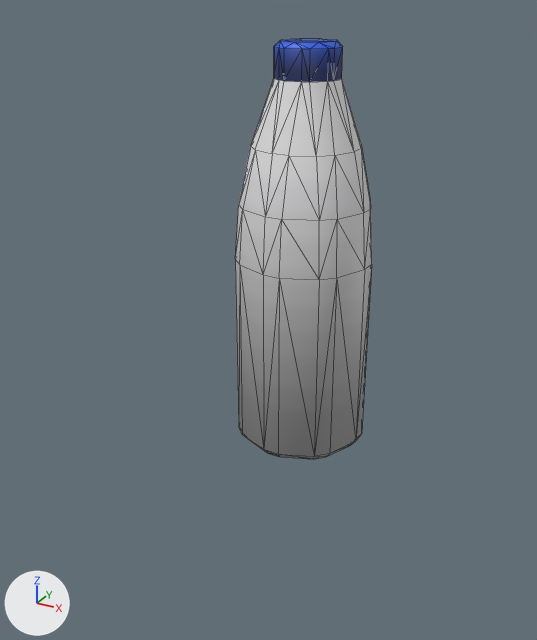
Before and after pictures for a commit that changed the glTF model public/assets/models/bouteille.glb.
Before and after are seen from a camera (50 mm lens) standing at (0.338, -0.695, 0.479) and looking at (-0.02, -0.045, 0.154). Lighting does not change. The marker at lower left points along +X, +Y and +Z. The older version comes first. Mesh edges are drawn as thin lines. Where no turn or scale is listed for an object, it has been applied to the vertices. Vertices at exactly the same position are counted once.
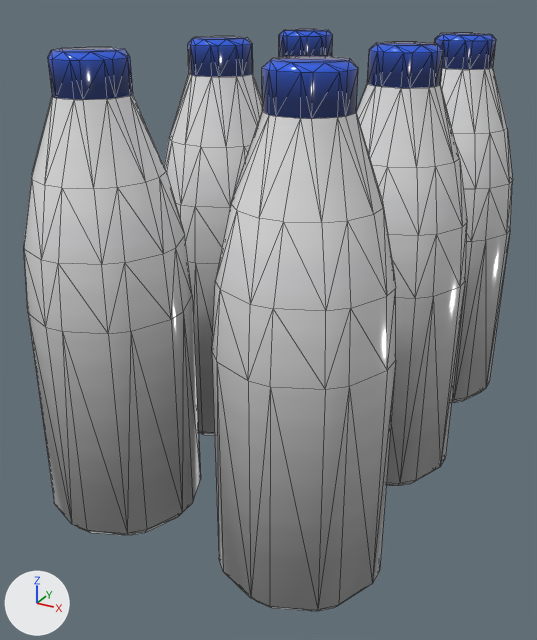
The change, as JSON lines over the scene's bpy script:
```json
{"op": "add", "block": "mat_material_001", "code": "mat_material_001.sheen_roughness = 0.111"}
{"op": "set", "path": "mat_material_001.roughness", "old": "0.5", "new": "0.128"}
{"op": "add", "block": "mat_material_001", "code": "mat_material_001.sheen_weight = 1.0"}
{"block": "me_circle", "where": "# used by ob_circle; location = (0.0, 0.0, 0.0)"}
{"op": "remove", "block": "me_circle", "code": "me_circle.from_pydata(...)  # 120 vertices, 236 faces; spans x -0.075..0.075, y -0.075..0.075, z 0.0..0.437"}
{"op": "add", "block": "me_circle", "code": "me_circle.from_pydata(...)  # 720 vertices, 1416 faces; spans x -0.075..0.275, y -0.075..0.475, z 0.0..0.437"}
{"block": "me_circle", "change": "me_circle part 1: the loose piece of 120 vertices spanning x -0.075..0.075, y -0.075..0.075, z 0.0..0.437 is copied, and the copy is moved by (0.0, 0.2, 0.0); it spans x -0.075..0.075, y 0.125..0.275, z 0.0..0.437"}
{"block": "me_circle", "change": "me_circle part 2: the loose piece of 120 vertices spanning x -0.075..0.075, y -0.075..0.075, z 0.0..0.437 is copied, and the copy is moved by (0.0, 0.4, 0.0); it spans x -0.075..0.075, y 0.325..0.475, z 0.0..0.437"}
{"block": "me_circle", "change": "me_circle part 3: the loose piece of 120 vertices spanning x -0.075..0.075, y -0.075..0.075, z 0.0..0.437 is copied, and the copy is moved by (0.2, 0.4, 0.0); it spans x 0.125..0.275, y 0.325..0.475, z 0.0..0.437"}
{"block": "me_circle", "change": "me_circle part 4: the loose piece of 120 vertices spanning x -0.075..0.075, y -0.075..0.075, z 0.0..0.437 is copied, and the copy is moved by (0.2, 0.2, 0.0); it spans x 0.125..0.275, y 0.125..0.275, z 0.0..0.437"}
{"block": "me_circle", "change": "me_circle part 5: the loose piece of 120 vertices spanning x -0.075..0.075, y -0.075..0.075, z 0.0..0.437 is copied, and the copy is moved by (0.2, 0.0, 0.0); it spans x 0.125..0.275, y -0.075..0.075, z 0.0..0.437"}
{"op": "set", "path": "ob_circle.location", "old": "(0.0, 0.0, 0.0)", "new": "(-0.1, -0.202, 0.0)"}
```

What differs and where, as boxes (x1, y1, x2, y2) in the pictures (537 x 640 px):
```json
{"object": "Circle", "change": "surface changed, reshaped, moved", "before": [235, 39, 372, 459], "after": [24, 29, 513, 611], "on screen": "255% wider, 38% taller"}
{"part": 1, "of": "me_circle", "change": "added", "after": [164, 36, 262, 435]}
{"part": 2, "of": "me_circle", "change": "added", "after": [279, 29, 333, 57], "on screen": "blue"}
{"part": 3, "of": "me_circle", "change": "added", "after": [435, 33, 513, 403]}
{"part": 4, "of": "me_circle", "change": "added", "after": [357, 42, 467, 486]}
{"part": 5, "of": "me_circle", "change": "added", "after": [212, 56, 396, 611]}
```
